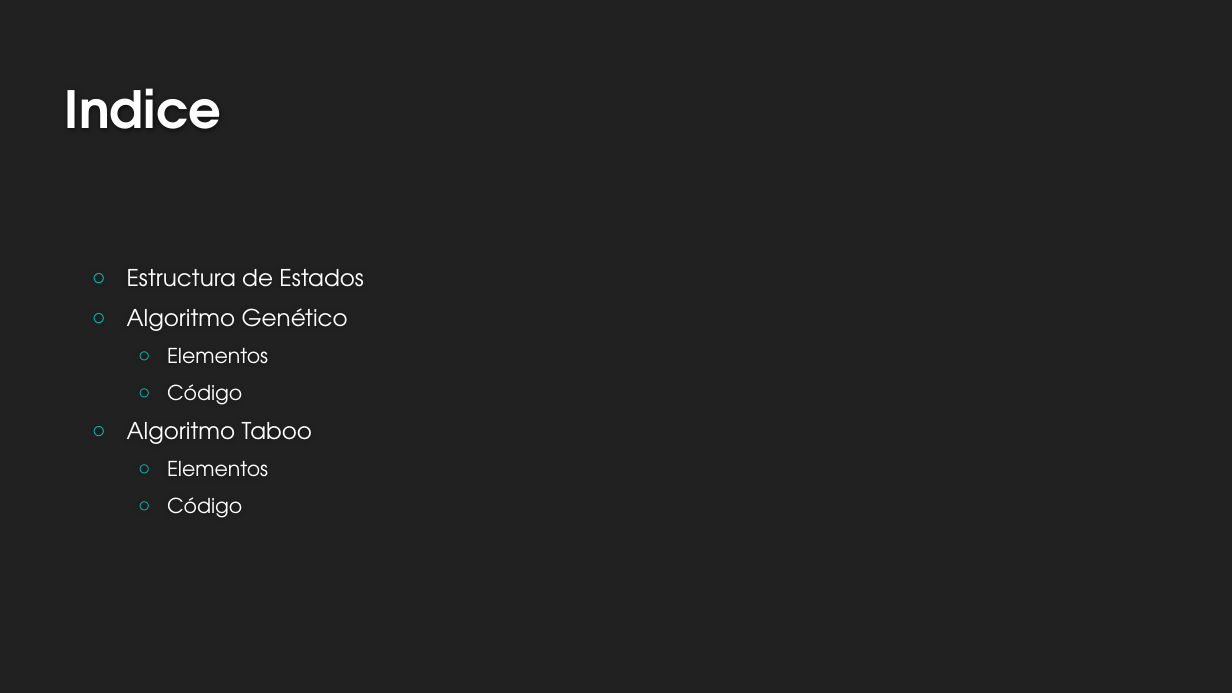
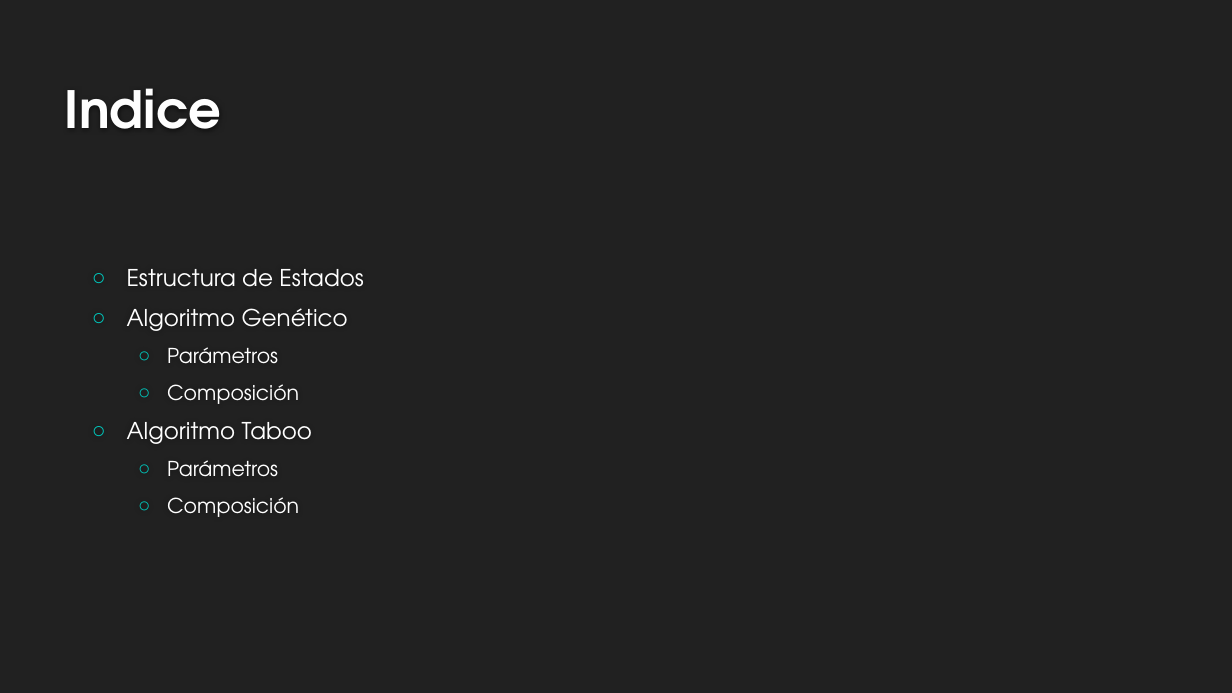
Before and after one commit to rafaroman18/SatellitesIS, a slide deck: slide 2 of TrabajoSI.pptx. Drawn at 1232x693 pixels with LibreOffice and Linux fonts; fonts in the diff are those of the drawing; background and template pictures are left out. Boxes give left, top, right and bottom in pixels: in the first picture for what was removed or moved away, otherwise in the second. Text is boxed around its words. In the diff, an @@ line names an element or a change of style, - is before the commit and + after.

```diff
--- a/TrabajoSI.pptx
+++ b/TrabajoSI.pptx
@@ text at bbox=[167, 347, 299, 404]: text changed @@
-  ○ Elementos
-  ○ Código
+  ○ Parámetros
+  ○ Composición
@@ text at bbox=[167, 460, 299, 517]: text changed @@
-  ○ Elementos
-  ○ Código
+  ○ Parámetros
+  ○ Composición
```
Also in this commit, not shown: 1 other slide changed, 8 slides added.
